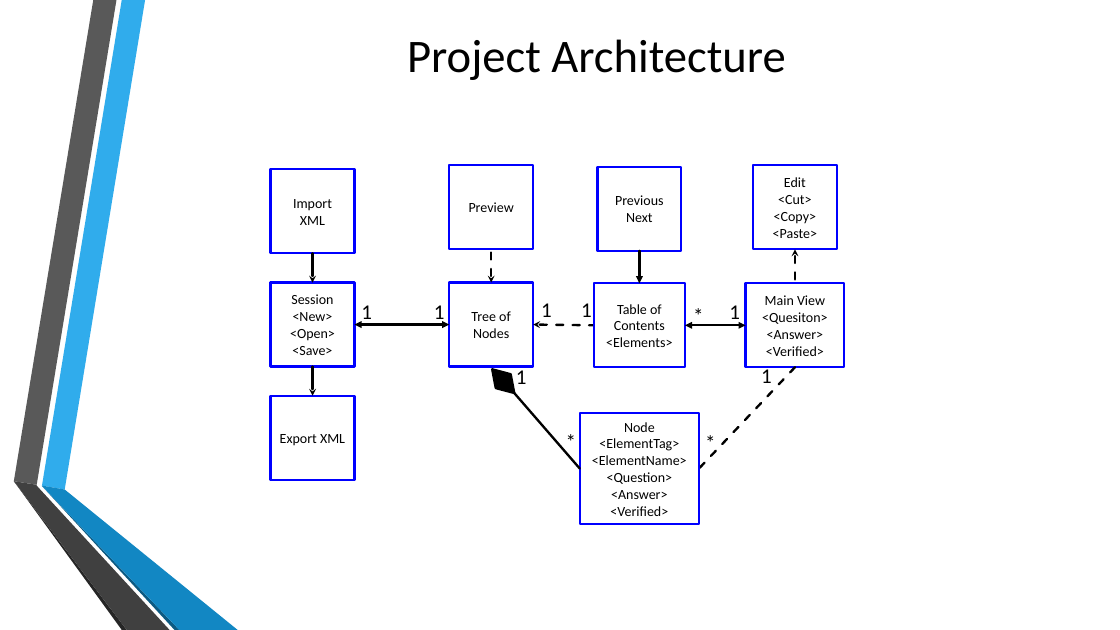
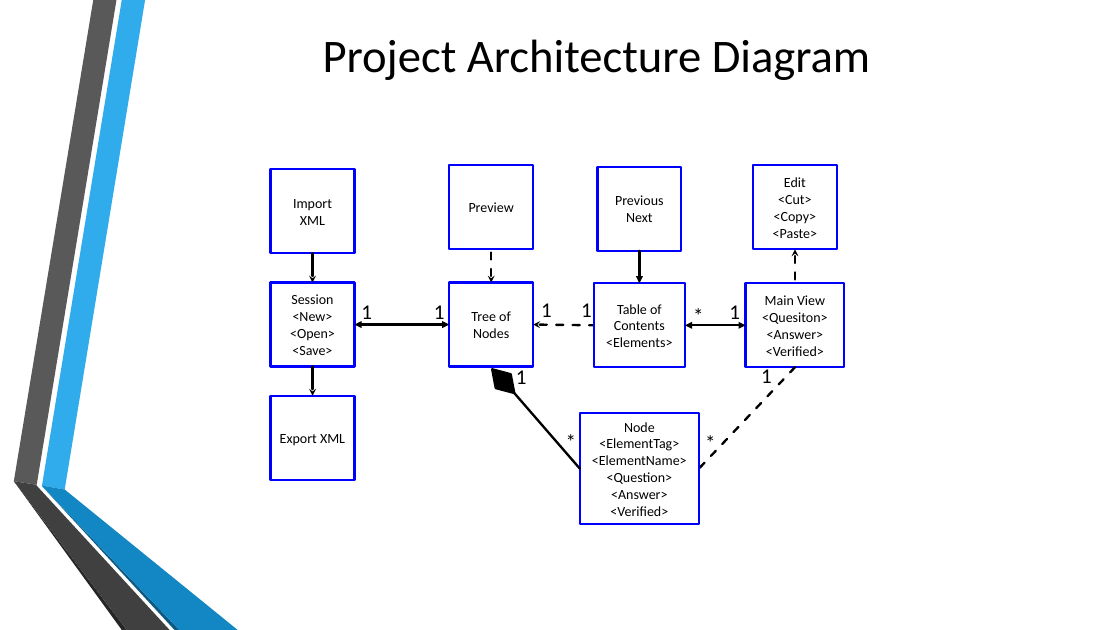
Before and after one commit to NMSU-SDev/team-FE, a slide deck: slide 5 of trunk/docs/TeamFE-ArchPresentation.pptx. Drawn at 1120x630 pixels with LibreOffice and Linux fonts; fonts in the diff are those of the drawing; background and template pictures are left out. Boxes give left, top, right and bottom in pixels: in the first picture for what was removed or moved away, otherwise in the second. Text is boxed around its words. In the diff, an @@ line names an element or a change of style, - is before the commit and + after.

```diff
--- a/trunk/docs/TeamFE-ArchPresentation.pptx
+++ b/trunk/docs/TeamFE-ArchPresentation.pptx
@@ title at (323, 39, 870, 80): text changed @@
-Project Architecture
+Project Architecture Diagram
```
Also in this commit, not shown: 4 other slides changed, 1 other file.
